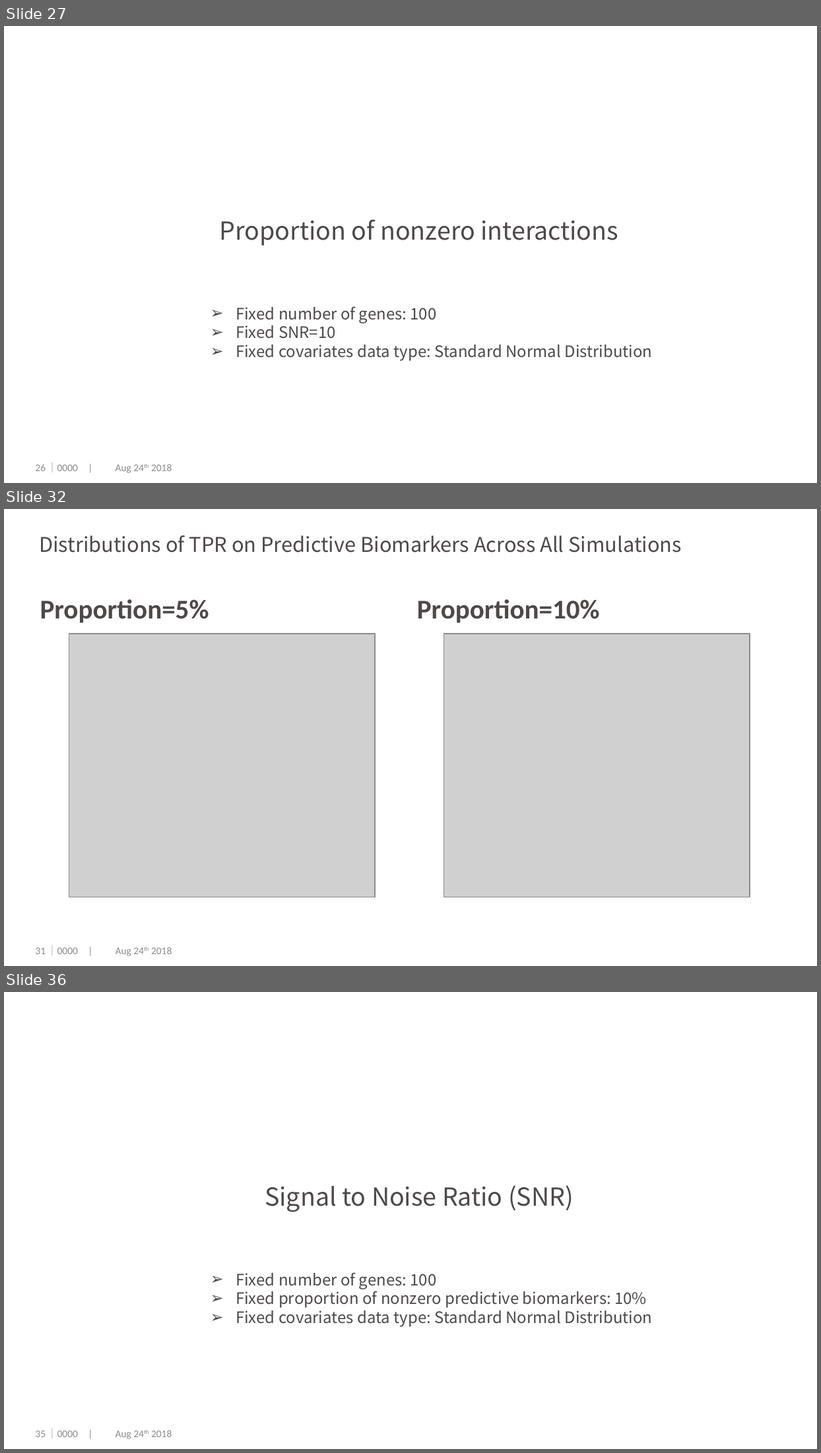
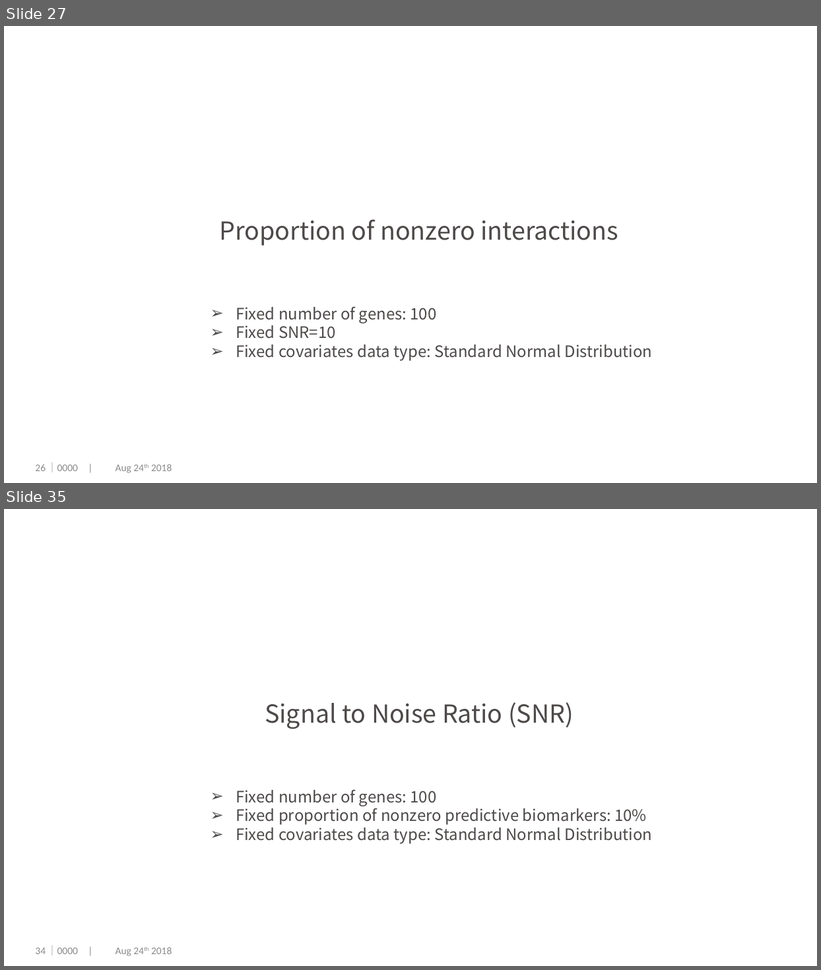
Before and after one commit to dengwx11/GroupLasso, a slide deck: manu & slides/Final.pptx. Shown one above the other, each under a label of ours: slides 27, 32 and 36 before the commit, slides 27 and 35 after it; the slides between them are not shown. The pictures are 821x1453 and 821x970 pixels, drawn with LibreOffice and Linux fonts; fonts in the diff are those of the drawing; grey boxes stand for pictures; background and template pictures are left out. Boxes give left, top, right and bottom in pixels: in the first picture for what was removed or moved away, otherwise in the second. Text is boxed around its words. In the diff, an @@ line names an element or a change of style, - is before the commit and + after.

```diff
--- a/manu & slides/Final.pptx
+++ b/manu & slides/Final.pptx
@@ slide 32 removed at box(4, 509, 817, 966), background #FFFFFF @@
@@ title removed at box(39, 535, 681, 553) @@
-Distributions of TPR on Predictive Biomarkers Across All Simulations
@@ text removed at box(40, 599, 209, 623) @@
-Proportion=5%
@@ text removed at box(417, 599, 600, 623) @@
-Proportion=10%
@@ picture removed at box(69, 633, 375, 897) @@
@@ picture removed at box(444, 633, 750, 897) @@
@@ page number removed at box(35, 948, 46, 955) @@
-31
@@ text removed at box(47, 946, 172, 956) @@
-｜0000 | Aug 24th 2018
@@ what was slide 36 is now slide 35 @@
@@ page number at box(35, 948, 46, 955): text changed @@
-35
+34
```
Also in this commit, not shown: 4 slides changed, 3 slides added, 3 other slides removed.
